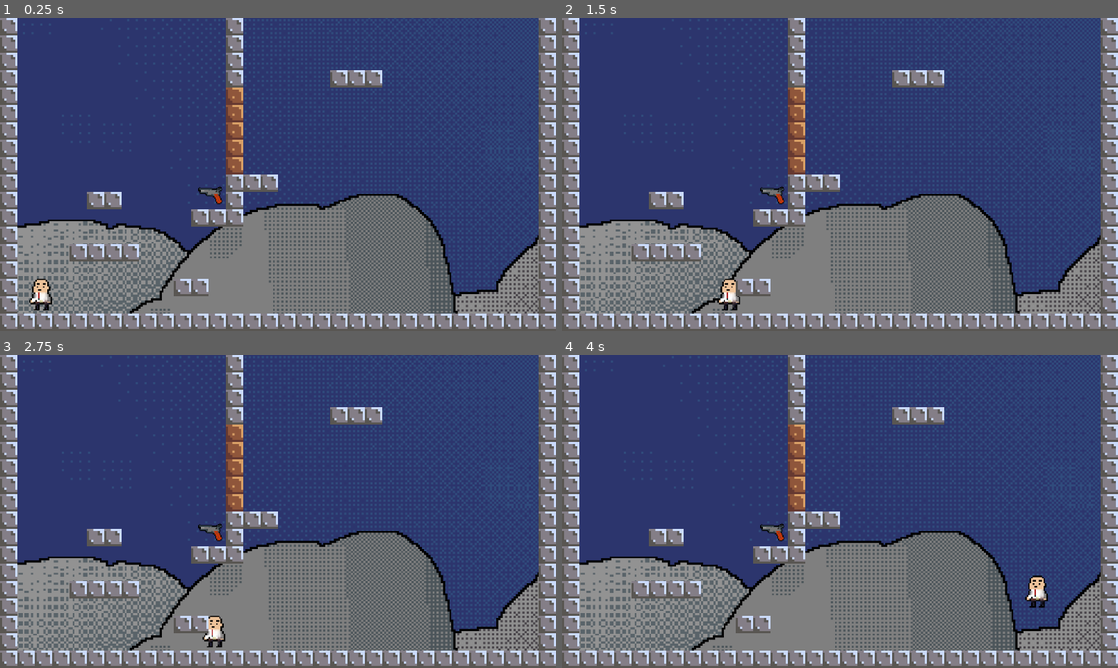
Above: before the commit, frames 1-4 (two rows, left to right).
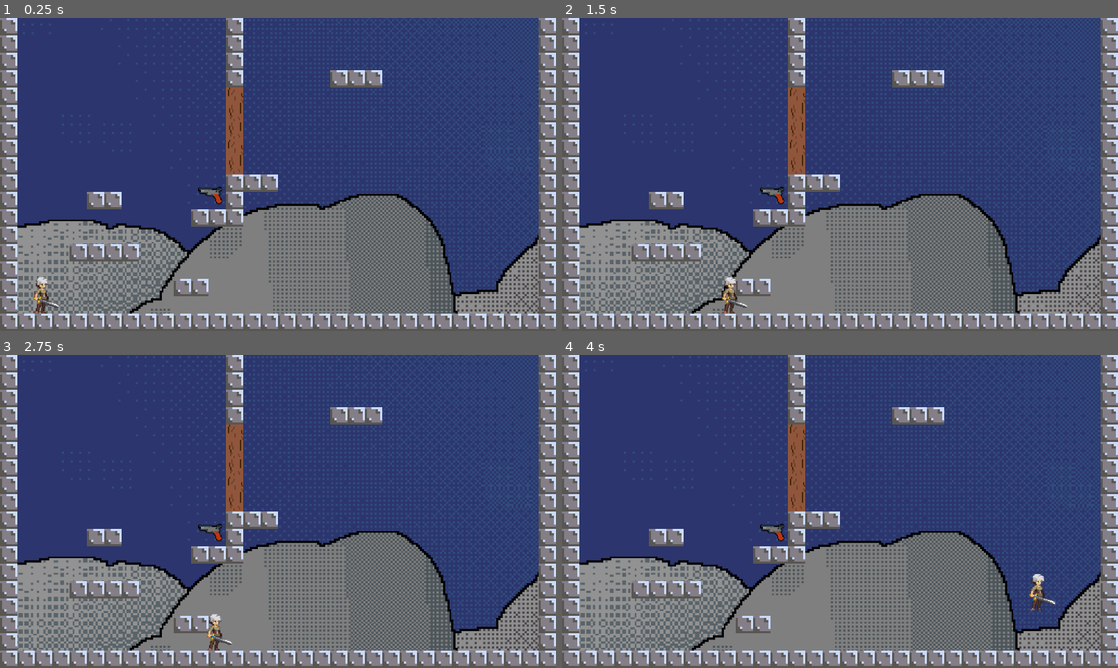
Above: after the commit, the same moments.

Repository: Flipfloppm/jump-n-gun
Game: Godot game, scene res://Levels/tutorial_level.tscn
Two runs of this game, one before a commit and one after it. Both use one fixed random seed, a clock stepped at 60 frames per second and the inputs below.
Inputs (mouse positions are in pixels of both pictures, inside the frame that each line leads up to):
- Up to frame 1 (0.25 s): no input
- Up to frame 2 (1.5 s): tap Enter at 0.5 s; move the mouse to (962, 158) at 0.52 s; hold D (right) from 0.53 s (still down); click (962, 158) at 0.6 s; tap Space (jump) at 0.77 s; move the mouse to (728, 190) at 1.27 s; click (728, 190) at 1.35 s
- Up to frame 3 (2.75 s): tap Space (jump) at 1.52 s; move the mouse to (333, 442) at 2.02 s; release D (right) at 2.03 s; hold A (left) from 2.03 s (still down); click (333, 442) at 2.1 s
- Up to frame 4 (4 s): tap Space (jump) at 2.75, 3.02, 3.77 s; move the mouse to (812, 574) at 2.77 s; release A (left) at 2.78 s; hold D (right) from 2.78 s (still down); click (812, 574) at 2.85 s; move the mouse to (1006, 558) at 3.52 s; click (1006, 558) at 3.6 s

The runs differ from the first frame. In frame 1, 0.8% of the frame differs, in the area x 5-44%, y 22-95%; in frame 2, 0.8%; in frame 3, 0.8%; in frame 4, 0.8%, in the area x 40-89%, y 22-82%.

Commit message:
added breakable wood to tutorial

Diff:
--- a/Characters/player.tscn
+++ b/Characters/player.tscn
@@ -1,8 +1,8 @@
 [gd_scene load_steps=6 format=3 uid="uid://pxa5tmuyeak5"]
 
+[ext_resource type="Texture2D" uid="uid://8iddp28j88s4" path="res://Art/Legacy-Fantasy - High Forest 2.3/Character/Idle/Idle-Sheet.png" id="1_o3qgc"]
 [ext_resource type="Script" path="res://Characters/player.gd" id="1_qtoxy"]
 [ext_resource type="PackedScene" uid="uid://c1rppcpleo7ke" path="res://Items/bullet.tscn" id="2_s0s0i"]
-[ext_resource type="Texture2D" uid="uid://bp6cpvqsq4bey" path="res://Art/Legacy-Fantasy - High Forest 2.3/Character/Idle/charA-idle-anim.png" id="3_fykwy"]
 [ext_resource type="Texture2D" uid="uid://bcrqgig4ywyk5" path="res://Art/Weapons/pistol.png" id="3_o418j"]
 
 [sub_resource type="CapsuleShape2D" id="CapsuleShape2D_sj6uy"]
@@ -15,9 +15,8 @@
 bullet = ExtResource("2_s0s0i")
 
 [node name="Sprite" type="Sprite2D" parent="."]
-scale = Vector2(2, 2)
-texture = ExtResource("3_fykwy")
-hframes = 9
+texture = ExtResource("1_o3qgc")
+hframes = 4
 
 [node name="CollisionShape2D" type="CollisionShape2D" parent="."]
 position = Vector2(0, 2)
--- a/Items/bullet.gd
+++ b/Items/bullet.gd
@@ -1,20 +1,25 @@
 extends CharacterBody2D
 
 
-const SPEED = 500.0
+const SPEED = 800.0
 
 # Get the gravity from the project settings to be synced with RigidBody nodes.
 var gravity = ProjectSettings.get_setting("physics/2d/default_gravity")
 var direction : Vector2
+var collision: KinematicCollision2D
 
 func _ready():
 	direction = Vector2(1,0).rotated(rotation)
 
 func _physics_process(delta):
 	velocity = SPEED * direction # Gravity so that the bullet falls.
-	# Make bullet disappear if it's in terrain.
-	if is_on_floor() or is_on_wall() or is_on_ceiling():
-		hide()
+	# Make bullet disappear if it hits anything
+	collision = move_and_collide(delta * velocity)
+	if collision:
+		# delete the bullet if it hits something
+		queue_free()
+		if collision.get_collider().has_method("hit"):
+			collision.get_collider().hit(collision.get_position() - collision.get_normal())
 
 
 	move_and_slide()
--- a/Items/pistol.gd
+++ b/Items/pistol.gd
@@ -18,6 +18,6 @@
 
 
 func _on_player_picked_up():
-	hide()
+	queue_free()
 	$CollisionShape2D.set_deferred("disabled", true)
 	pass # Replace with function body.
--- /dev/null
+++ b/Levels/TileMap.gd
@@ -0,0 +1,28 @@
+extends TileMap
+
+var cell
+var treeCells = PackedVector2Array([Vector2(13,4), Vector2(13,5), Vector2(13,6), Vector2(13,7),
+Vector2(13,8)])
+#Vector2(14,4), Vector2(14,5), Vector2(14,6), Vector2(14,7), Vector2(14,8)])
+var cellSourceId
+var cellAtlasCoords
+var newCellAtlasCoords
+
+
+# Called when the node enters the scene tree for the first time.
+func _ready():
+	pass # Replace with function body.
+
+
+# Called every frame. 'delta' is the elapsed time since the previous frame.
+func _process(delta):
+	pass
+
+func hit(collision_position):
+	cell = local_to_map(collision_position)
+	if treeCells.has(cell):
+		for treeCell in treeCells:
+			cellSourceId = get_cell_source_id(0, treeCell)
+			cellAtlasCoords = get_cell_atlas_coords(0, treeCell)
+			newCellAtlasCoords = Vector2i(cellAtlasCoords[0] + 3, cellAtlasCoords[1])
+			set_cell(0, treeCell, cellSourceId, newCellAtlasCoords)
--- a/Levels/tutorial_level.tscn
+++ b/Levels/tutorial_level.tscn
@@ -10,6 +10,8 @@
 [ext_resource type="Texture2D" uid="uid://dldq0513v6icp" path="res://Art/Parallax/cloud2.png" id="4_tjhv5"]
 [ext_resource type="Texture2D" uid="uid://bda8ydhiobq26" path="res://Art/LevelTiles/stone-block-8.png" id="5_u1frd"]
 [ext_resource type="Texture2D" uid="uid://dmia8c0pf5fht" path="res://Art/LevelTiles/wood-block-8.png" id="6_ftkog"]
+[ext_resource type="Texture2D" uid="uid://bj2uffgb7kcnq" path="res://Art/LevelTiles/wood.png" id="11_u1oee"]
+[ext_resource type="Script" path="res://Levels/TileMap.gd" id="12_pxiqa"]
 
 [sub_resource type="TileSetAtlasSource" id="TileSetAtlasSource_ccubg"]
 texture = ExtResource("4_bsj7e")
@@ -31,11 +33,63 @@
 0:0/0/physics_layer_0/linear_velocity = Vector2(0, 0)
 0:0/0/physics_layer_0/angular_velocity = 0.0
 
+[sub_resource type="TileSetAtlasSource" id="TileSetAtlasSource_5f4w6"]
+texture = ExtResource("11_u1oee")
+2:5/0 = 0
+2:5/0/physics_layer_0/linear_velocity = Vector2(0, 0)
+2:5/0/physics_layer_0/angular_velocity = 0.0
+2:5/0/physics_layer_0/polygon_0/points = PackedVector2Array(-8, -8, 8, -8, 8, 8, -8, 8)
+3:5/0 = 0
+3:5/0/physics_layer_0/linear_velocity = Vector2(0, 0)
+3:5/0/physics_layer_0/angular_velocity = 0.0
+3:5/0/physics_layer_0/polygon_0/points = PackedVector2Array(-8, -8, 8, -8, 8, 8, -8, 8)
+5:5/0 = 0
+5:5/0/physics_layer_0/linear_velocity = Vector2(0, 0)
+5:5/0/physics_layer_0/angular_velocity = 0.0
+5:5/0/physics_layer_0/polygon_0/points = PackedVector2Array(-8, -8, 8, -8, 8, 8, -8, 8)
+6:5/0 = 0
+6:5/0/physics_layer_0/linear_velocity = Vector2(0, 0)
+6:5/0/physics_layer_0/angular_velocity = 0.0
+6:5/0/physics_layer_0/polygon_0/points = PackedVector2Array(-8, -8, 8, -8, 8, 8, -8, 8)
+8:5/0 = 0
+8:5/0/physics_layer_0/linear_velocity = Vector2(0, 0)
+8:5/0/physics_layer_0/angular_velocity = 0.0
+8:5/0/physics_layer_0/polygon_0/points = PackedVector2Array(-8, -8, 8, -8, 8, 8, -8, 8)
+9:5/0 = 0
+9:5/0/physics_layer_0/linear_velocity = Vector2(0, 0)
+9:5/0/physics_layer_0/angular_velocity = 0.0
+9:5/0/physics_layer_0/polygon_0/points = PackedVector2Array(-8, -8, 8, -8, 8, 8, -8, 8)
+2:6/0 = 0
+2:6/0/physics_layer_0/linear_velocity = Vector2(0, 0)
+2:6/0/physics_layer_0/angular_velocity = 0.0
+2:6/0/physics_layer_0/polygon_0/points = PackedVector2Array(-8, -8, 8, -8, 8, 8, -8, 8)
+3:6/0 = 0
+3:6/0/physics_layer_0/linear_velocity = Vector2(0, 0)
+3:6/0/physics_layer_0/angular_velocity = 0.0
+3:6/0/physics_layer_0/polygon_0/points = PackedVector2Array(-8, -8, 8, -8, 8, 8, -8, 8)
+5:6/0 = 0
+5:6/0/physics_layer_0/linear_velocity = Vector2(0, 0)
+5:6/0/physics_layer_0/angular_velocity = 0.0
+5:6/0/physics_layer_0/polygon_0/points = PackedVector2Array(-8, -8, 8, -8, 8, 8, -8, 8)
+6:6/0 = 0
+6:6/0/physics_layer_0/linear_velocity = Vector2(0, 0)
+6:6/0/physics_layer_0/angular_velocity = 0.0
+6:6/0/physics_layer_0/polygon_0/points = PackedVector2Array(-8, -8, 8, -8, 8, 8, -8, 8)
+8:6/0 = 0
+8:6/0/physics_layer_0/linear_velocity = Vector2(0, 0)
+8:6/0/physics_layer_0/angular_velocity = 0.0
+8:6/0/physics_layer_0/polygon_0/points = PackedVector2Array(-8, -8, 8, -8, 8, 8, -8, 8)
+9:6/0 = 0
+9:6/0/physics_layer_0/linear_velocity = Vector2(0, 0)
+9:6/0/physics_layer_0/angular_velocity = 0.0
+9:6/0/physics_layer_0/polygon_0/points = PackedVector2Array(-8, -8, 8, -8, 8, 8, -8, 8)
+
 [sub_resource type="TileSet" id="TileSet_mhm7g"]
 physics_layer_0/collision_layer = 1
 sources/0 = SubResource("TileSetAtlasSource_ccubg")
 sources/1 = SubResource("TileSetAtlasSource_1p35e")
 sources/2 = SubResource("TileSetAtlasSource_pfljr")
+sources/3 = SubResource("TileSetAtlasSource_5f4w6")
 
 [node name="TutorialLevel" type="Node2D"]
 
@@ -94,11 +148,12 @@
 collision_layer = 4
 collision_mask = 2
 
-[node name="Ground" type="TileMap" parent="."]
+[node name="TileMap" type="TileMap" parent="."]
 tile_set = SubResource("TileSet_mhm7g")
 format = 2
 layer_0/name = "Ground"
-layer_0/tile_data = PackedInt32Array(1114112, 0, 0, 1048576, …(920 unchanged characters)…  0, 655373, 0, 0, 589837, 0, 0, 262157, 2, 0, 327693, 2, 0, 393229, 2, 0, 458765, 2, 0, 13, 0, 0, 65549, 0, 0, 131085, 0, 0, 196621, 0, 0, 983050, 0, 0, 983051, 0, 0, 851973, 0, 0, 851974, 0, 0, 851975, 0, 0, 720907, 0, 0, 720908, 0, 0, 720909, 0, 0, 524301, 2, 0, 589838, 0, 0, 589839, 0, 0, 655366, 0, …(1490 unchanged characters)…
+layer_0/tile_data = PackedInt32Array(1114112, 0, 0, 1048576, …(920 unchanged characters)…  0, 655373, 0, 0, 589837, 0, 0, 262157, 131075, 5, 327693, 131075, 6, 393229, 131075, 6, 458765, 131075, 5, 13, 0, 0, 65549, 0, 0, 131085, 0, 0, 196621, 0, 0, 983050, 0, 0, 983051, 0, 0, 851973, 0, 0, 851974, 0, 0, 851975, 0, 0, 720907, 0, 0, 720908, 0, 0, 720909, 0, 0, 524301, 131075, 6, 589838, 0, 0, 589839, 0, 0, 655366, 0, …(1490 unchanged characters)…
+script = ExtResource("12_pxiqa")
 
 [connection signal="pickedUp" from="Player" to="StaticPistol" method="_on_player_picked_up"]
 [connection signal="body_entered" from="StaticPistol" to="Player" method="_on_pistol_body_entered"]
Binary file added: Art/LevelTiles/wood.png
Not shown, added: Art/LevelTiles/wood.png.import
Not shown: 1 places in Levels/tutorial_level.tscn that only renumber resources
